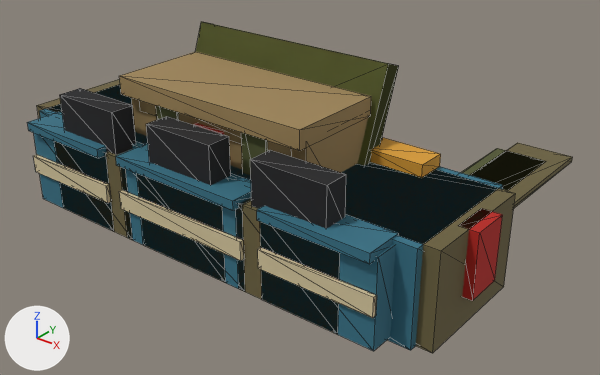
The glTF model art/items.glb as it was, and as the next commit left it.
The view is the same before and after, from a 50 mm camera at (0.323, -0.351, 0.26) aimed at (0.0, 0.052, 0.01). The lights are fixed; the arrows at lower left show +X, +Y and +Z. The older version comes first. Mesh edges are drawn as thin lines. Vertices at exactly the same position are counted once.

The older version as bpy lines, for what is in view:
```python
ob_item_gadget_starter = bpy.data.objects.new('Item_Gadget_Starter', me_cube)
ob_item_gadget_starter.location = (0.0, 0.0, 0.0)
ob_item_gadget_upgraded = bpy.data.objects.new('Item_Gadget_Upgraded', me_cube_016)
ob_item_gadget_upgraded.location = (0.0, 0.0, 0.0)
ob_item_harness = bpy.data.objects.new('Item_Harness', me_cube_068)
ob_item_harness.location = (0.0, 0.0, 0.0)
# also in view: 'Item_MedPouch_Upgraded' at (0.0, -0.004, 0.05); 'Item_Tote_Rig' at (0.008, 0.073, 0.034); 'Item_MedPouch' at (0.0, -0.003, 0.045)
```
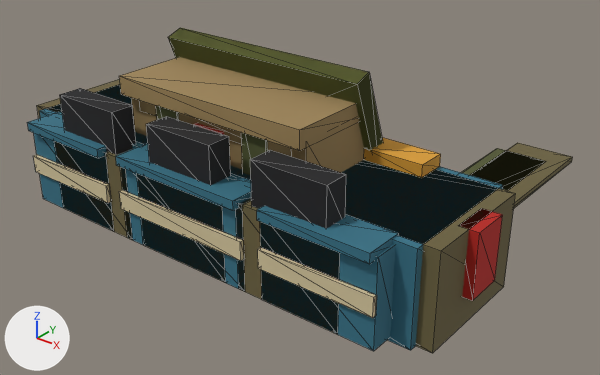
The change, as a diff of the scene's bpy script:
```diff
--- a/art/items.glb.py
+++ b/art/items.glb.py
@@ me_cube @@
 me_cube.from_pydata(...)  # 232 vertices, 380 faces; spans x -0.075..0.075, y -0.05..0.051, z -0.005..0.117
 # used by ob_item_gadget_starter; location = (0.0, 0.0, 0.0)
+# me_cube part 1: the loose piece of 8 vertices spanning x -0.075..0.075, y 0.009..0.051, z 0.028..0.117 is turned -140 degrees about the x axis through its middle
 me_cube.materials.append(mat_m_olive)
@@ me_cube_016 @@
 me_cube_016.from_pydata(...)  # 228 vertices, 352 faces; spans x -0.075..0.075, y -0.052..0.051, z -0.005..0.117
 # used by ob_item_gadget_upgraded; location = (0.0, 0.0, 0.0)
+# me_cube_016 part 2: the loose piece of 8 vertices spanning x -0.075..0.075, y 0.009..0.051, z 0.028..0.117 is turned -140 degrees about the x axis through its middle
 me_cube_016.materials.append(mat_m_olive)
```

Where the change shows, as pixel boxes (x1, y1, x2, y2) in the pictures (600 x 375 px):
'Item_Gadget_Upgraded', reshaped (not visible afterwards): before (195, 22, 399, 165)
'Item_Gadget_Starter', reshaped (not visible before): after (168, 28, 383, 150)
